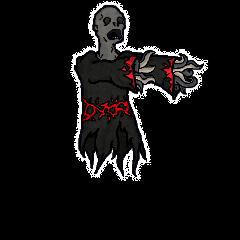
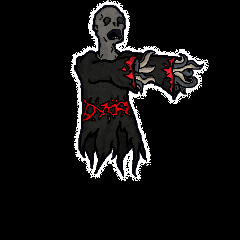
Layer changes from the first 240 × 240 image to the second:
painted on "diffuse" over <box>70,0,209,181</box>
